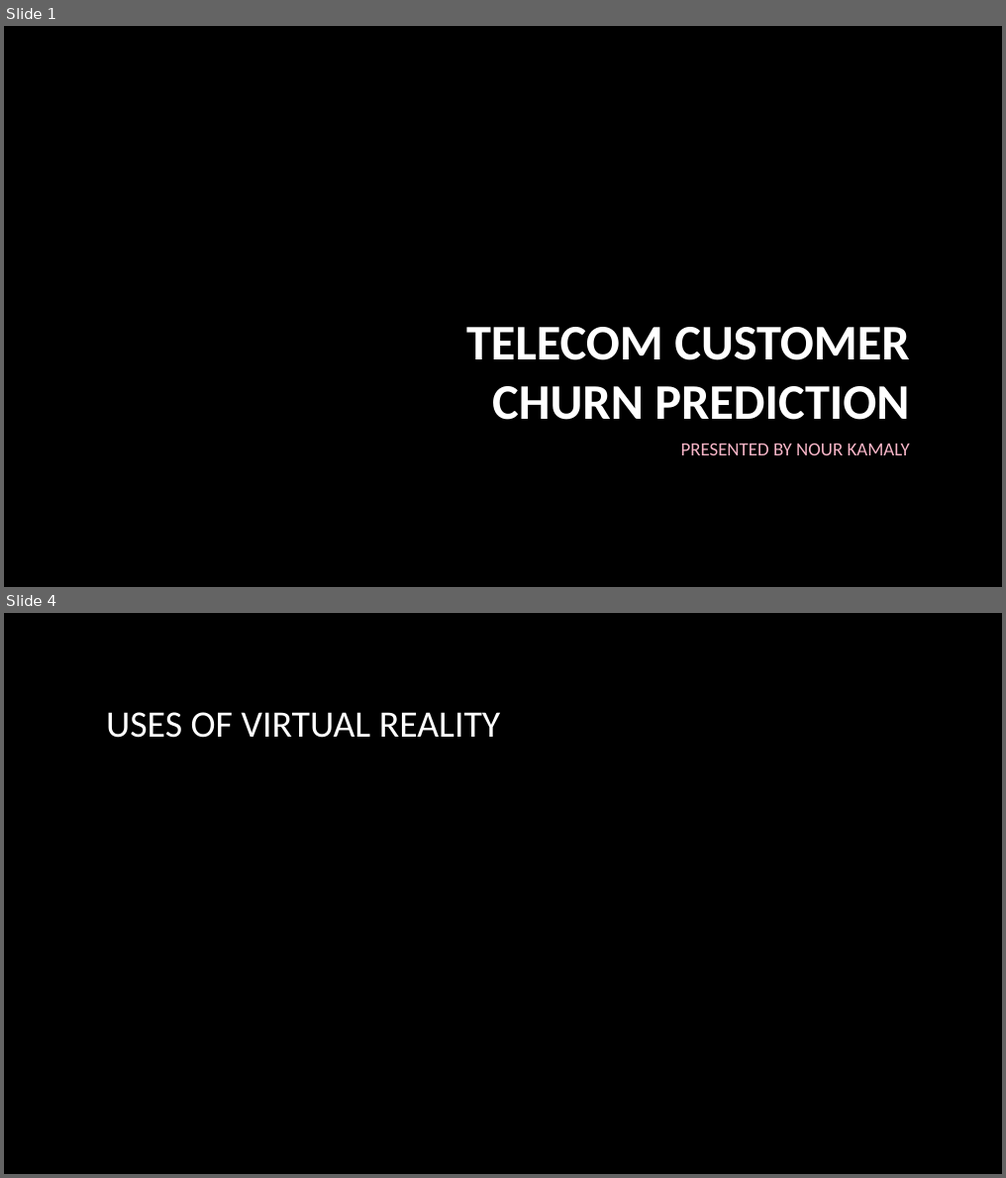
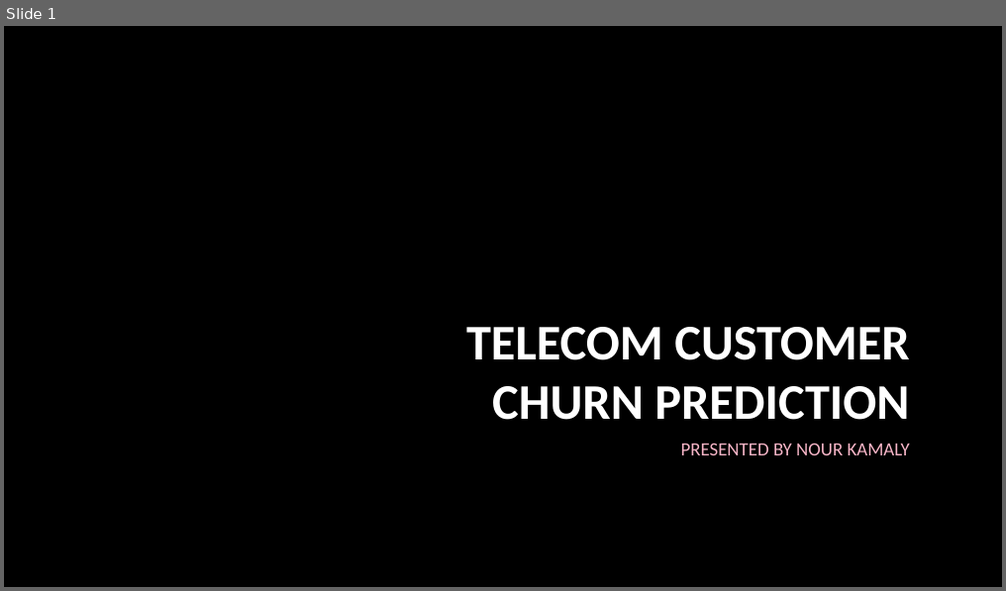
Before and after one commit to NourKamaly/TelecomCustomerChurnPrediction, a slide deck: 6. Documentation/Telecom Customer Churn Prediction.pptx. Shown one above the other, each under a label of ours: slides 1 and 4 before the commit, slide 1 after it; the slides between them are not shown. The pictures are 1006x1178 and 1006x591 pixels, drawn with LibreOffice and Linux fonts; fonts in the diff are those of the drawing; background and template pictures are left out. Boxes give left, top, right and bottom in pixels: in the first picture for what was removed or moved away, otherwise in the second. Text is boxed around its words. In the diff, an @@ line names an element or a change of style, - is before the commit and + after.

```diff
--- a/6. Documentation/Telecom Customer Churn Prediction.pptx
+++ b/6. Documentation/Telecom Customer Churn Prediction.pptx
@@ slide 4 removed at <box>4,613,1002,1174</box>, background picture (left out) @@
@@ title removed at <box>106,712,501,738</box> @@
-USES OF VIRTUAL REALITY
```
Also in this commit, not shown: 8 slides added, 4 other slides removed.
